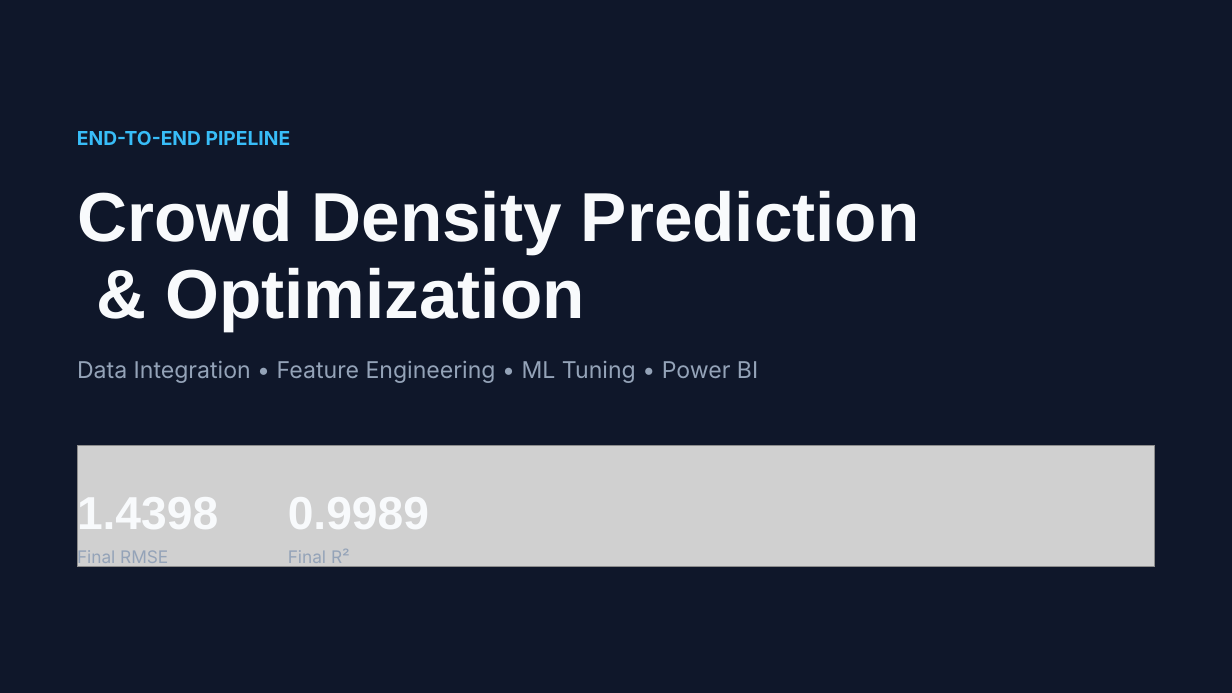
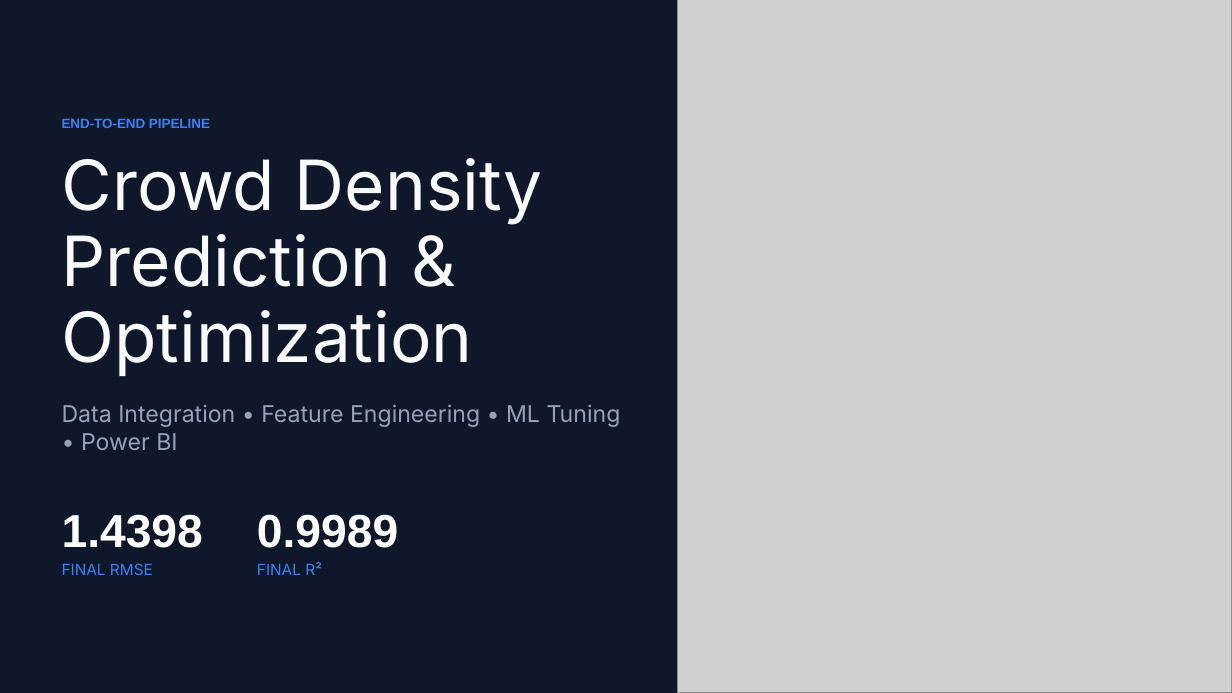
Before and after one commit to vkvinodhkumar/Crowd_optimization, a slide deck: slide 1 of Crowd_optimization/PPT/Crowd Density Prediction.pptx. Drawn at 1232x693 pixels with LibreOffice and Linux fonts; fonts in the diff are those of the drawing; grey boxes stand for pictures. Boxes give left, top, right and bottom in pixels: in the first picture for what was removed or moved away, otherwise in the second. Text is boxed around its words. In the diff, an @@ line names an element or a change of style, - is before the commit and + after.

```diff
--- a/Crowd_optimization/PPT/Crowd Density Prediction.pptx
+++ b/Crowd_optimization/PPT/Crowd Density Prediction.pptx
@@ picture added at box(677, 0, 1232, 693) @@
@@ text "END-TO-END PIPELINE": place and size @@
-text "END-TO-END PIPELINE" at box(77, 131, 291, 145)
+text "END-TO-END PIPELINE" at box(62, 118, 210, 128)
@@ text "END-TO-END PIPELINE" at box(62, 118, 210, 128): size 15 to 10.5 pt, font Inter to Arial, text colour #38BDF8 to #3B82F6 @@
@@ text "Crowd Density Prediction & Optimization": place and size @@
-text "Crowd Density Prediction & Optimization" at box(77, 190, 919, 330)
+text "Crowd Density Prediction & Optimization" at box(62, 158, 542, 376)
@@ text "Crowd Density Prediction & Optimization" at box(62, 158, 542, 376): font Arial to Inter, bold off @@
@@ text "Data Integration • Feature Engineering ..." rewrapped from box(77, 361, 758, 383) to box(62, 405, 621, 450) @@
@@ picture removed at box(77, 445, 1155, 567) @@
@@ text "1.4398": place and size @@
-text "1.4398" at box(77, 493, 218, 539)
+text "1.4398" at box(62, 514, 203, 548)
@@ text "1.4398" at box(62, 514, 203, 548): text colour #F8FAFC to #FFFFFF; line spacing 36pt to 1 @@
@@ text "0.9989" at box(257, 514, 398, 548): text colour #F8FAFC to #FFFFFF; line spacing 36pt to 1 @@
@@ text "0.9989": place and size @@
-text "0.9989" at box(288, 497, 429, 529)
+text "0.9989" at box(257, 514, 398, 548)
@@ text at box(62, 563, 153, 575): text changed; size 13.5 to 12 pt; text colour #94A3B8 to #3B82F6 @@
-Final RMSE
+FINAL RMSE
@@ text at box(257, 562, 322, 575): text changed; size 13.5 to 12 pt; text colour #94A3B8 to #3B82F6 @@
-Final R²
+FINAL R²
```
Also in this commit, not shown: 2 other slides changed, 10 slides added, 7 slides removed.
